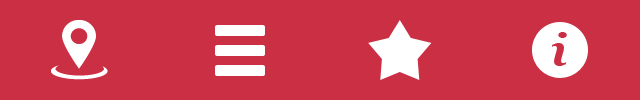
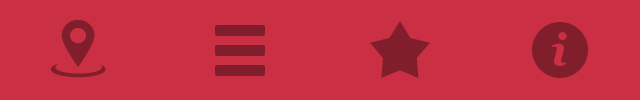
Layers edited between the first and the second 640x100 image:
removed layer "i" over box(551, 32, 567, 66)
renamed "Form 6" to "tabicon-info@2x.png", painted on it over box(532, 22, 588, 78)
renamed "Vektor-Smart-Objekt" to "tabicon-map@2x.png", painted on it over box(51, 20, 108, 80)
removed layer "Form 5" over box(215, 65, 265, 76)
removed layer "Form 4" over box(215, 45, 265, 56)
removed layer "Form 3" over box(215, 25, 265, 36)
added layer "tabicon-list@2x.png" above "tabicon-star@2x.png" over box(215, 25, 265, 76)
renamed "Form 1" to "tabicon-star@2x.png", painted on it over box(368, 20, 432, 80)
